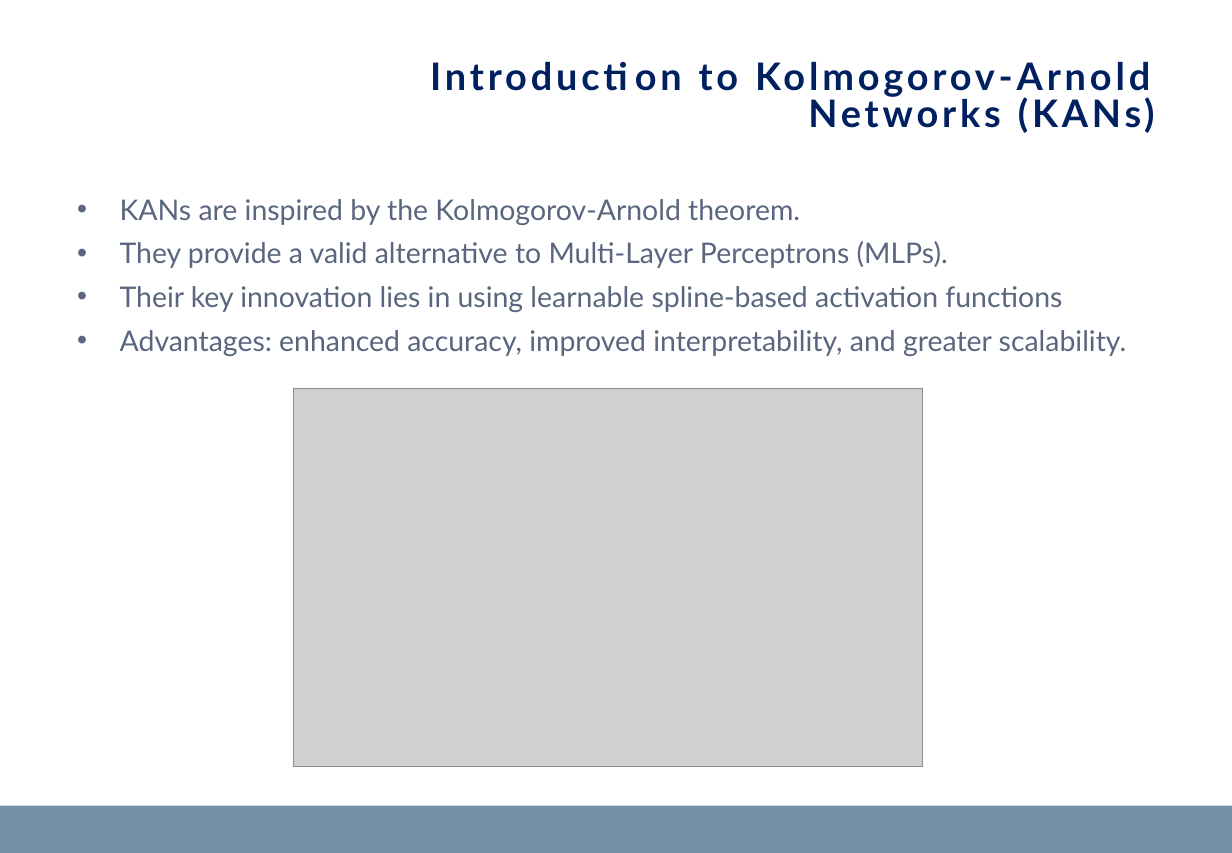
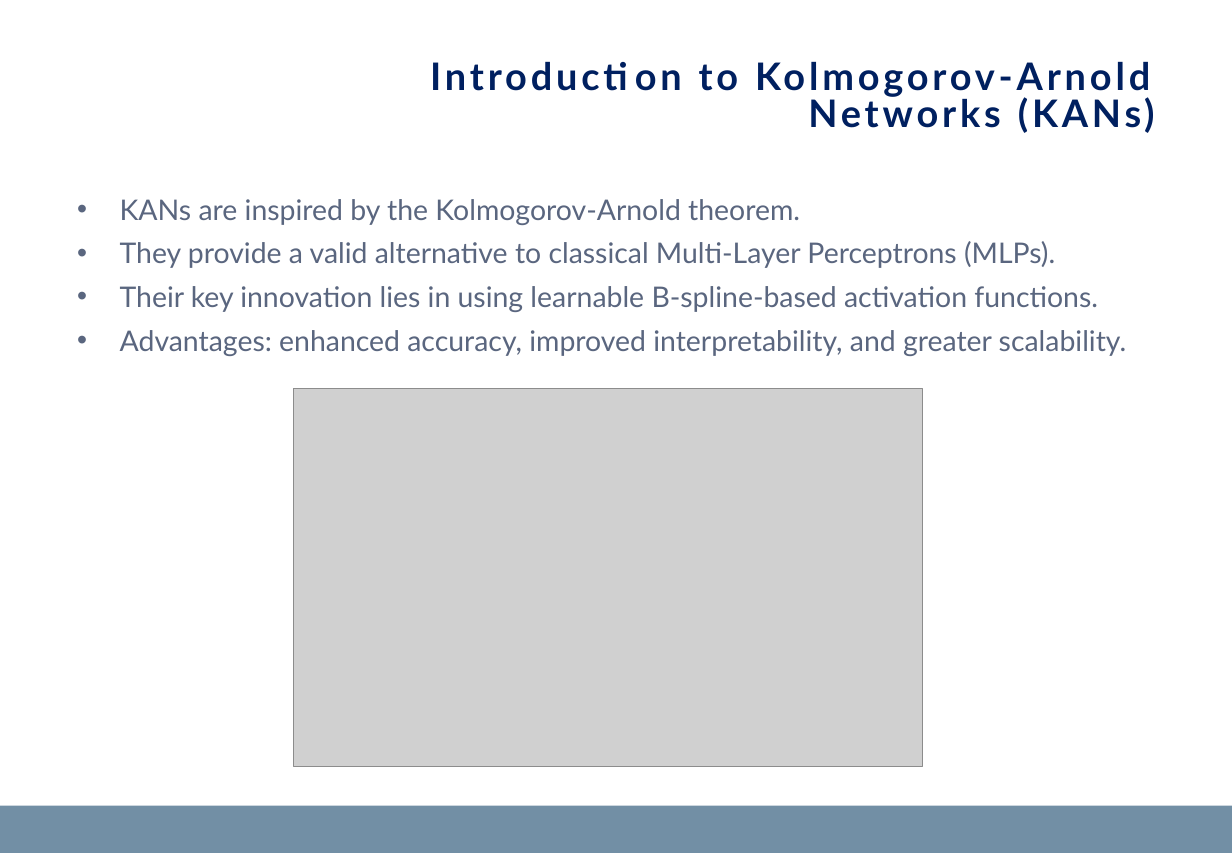
Before and after one commit to matteopasqual02/KAN-naml, a slide deck: slide 2 of KANs_presentation.pptx. Drawn at 1232x853 pixels with LibreOffice and Linux fonts; fonts in the diff are those of the drawing; grey boxes stand for pictures; background and template pictures are left out. Boxes give left, top, right and bottom in pixels: in the first picture for what was removed or moved away, otherwise in the second. Text is boxed around its words. In the diff, an @@ line names an element or a change of style, - is before the commit and + after.

```diff
--- a/KANs_presentation.pptx
+++ b/KANs_presentation.pptx
@@ text at [120, 241, 1098, 312]: text changed @@
-• They provide a valid alternative to Multi-Layer Perceptrons (MLPs).
-• Their key innovation lies in using learnable spline-based activation functions
+• They provide a valid alternative to classical Multi-Layer Perceptrons (MLPs).
+• Their key innovation lies in using learnable B-spline-based activation functions.
```
Also in this commit, not shown: 9 other slides changed, 1 slide added, 2 other files.
